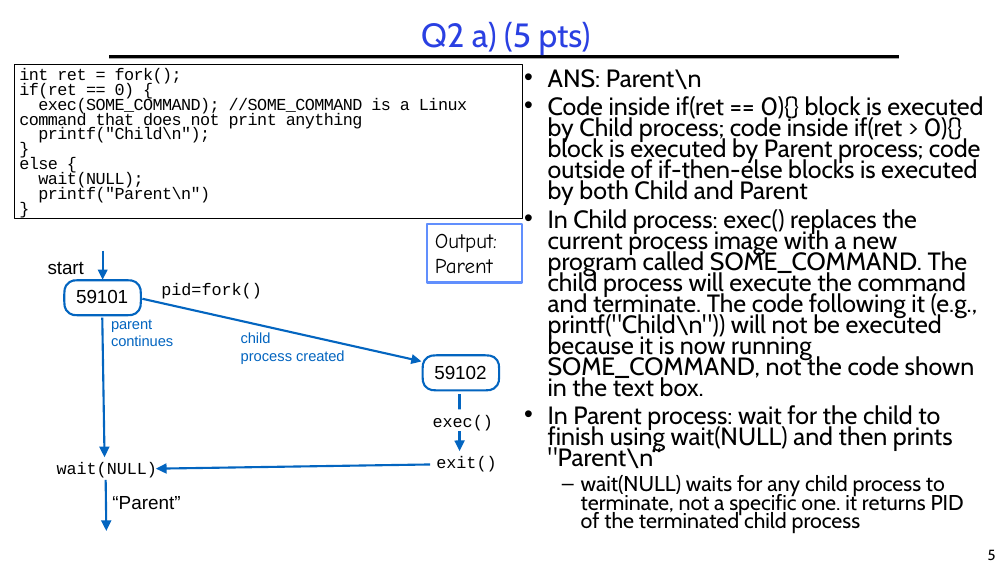
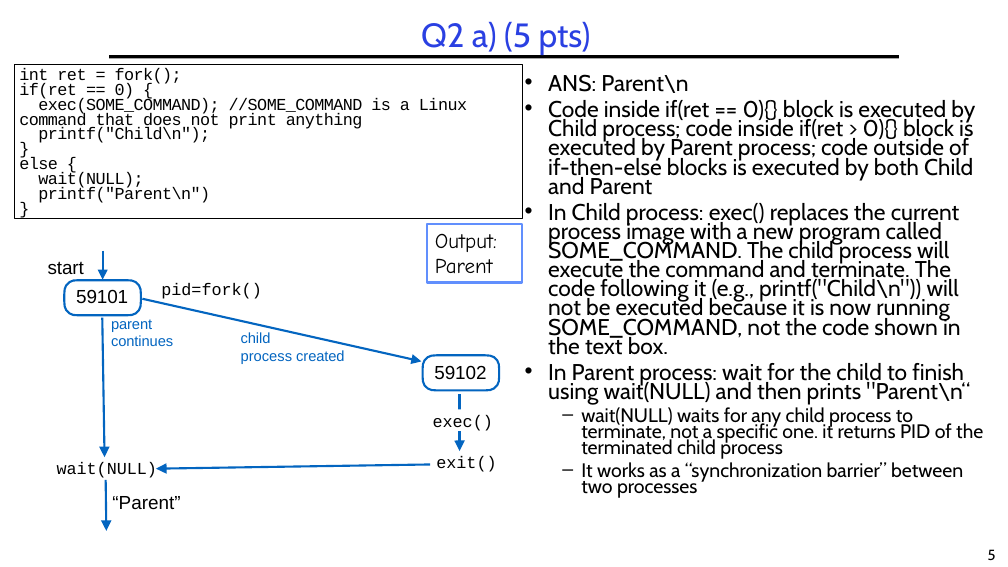
Before and after one commit to guhofstra/CSC256Fa25, a slide deck: slide 5 of PPTs/Exam/CSC112 MidtermExam Sp2025.pptx. Drawn at 1008x567 pixels with LibreOffice and Linux fonts; fonts in the diff are those of the drawing. Boxes give left, top, right and bottom in pixels: in the first picture for what was removed or moved away, otherwise in the second. Text is boxed around its words. In the diff, an @@ line names an element or a change of style, - is before the commit and + after.

```diff
--- a/PPTs/Exam/CSC112 MidtermExam Sp2025.pptx
+++ b/PPTs/Exam/CSC112 MidtermExam Sp2025.pptx
@@ text at [548, 74, 983, 459]: size 23.8 to 21.7 pt in "ANS: Parent\n", "Code inside if(ret == 0){} block is ...", "In Child process: exec() replaces the current ...", "In Parent process: wait for the child ..."; size 20.4 to 18.6 pt in "wait(NULL) waits for any child process to ..." @@
@@ text at [581, 462, 963, 498]: paragraph added @@
+  – It works as a “synchronization barrier” between two processes
```
Also in this commit, not shown: 2 other files.
